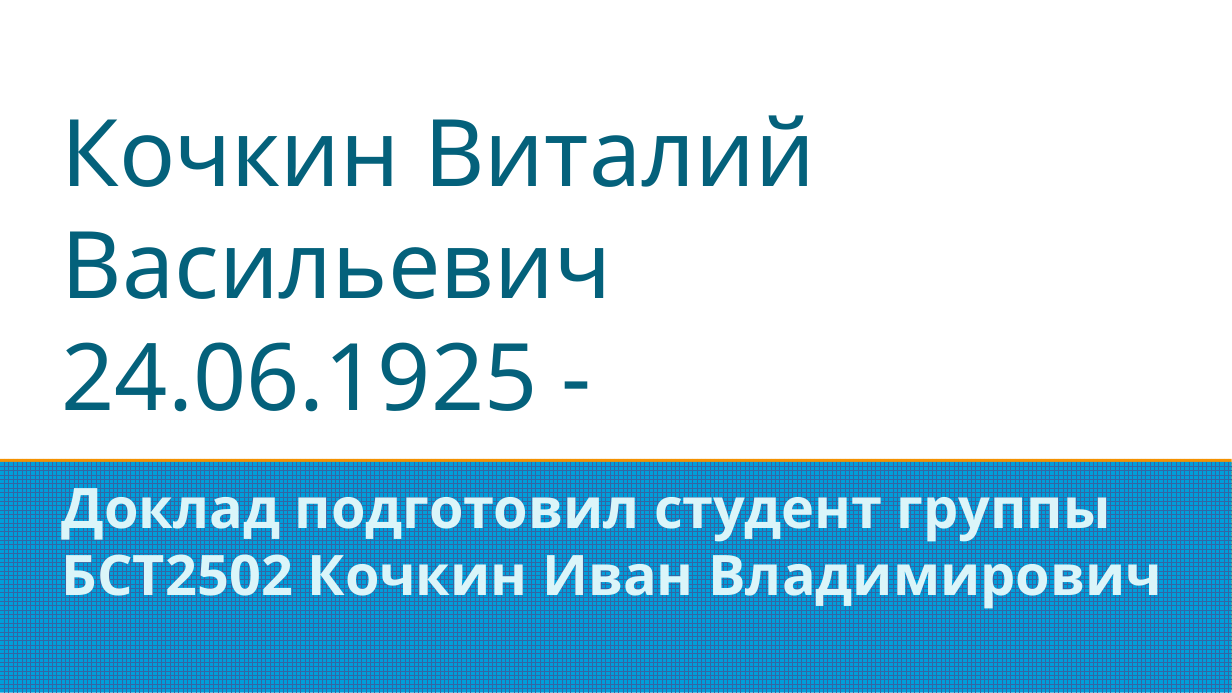
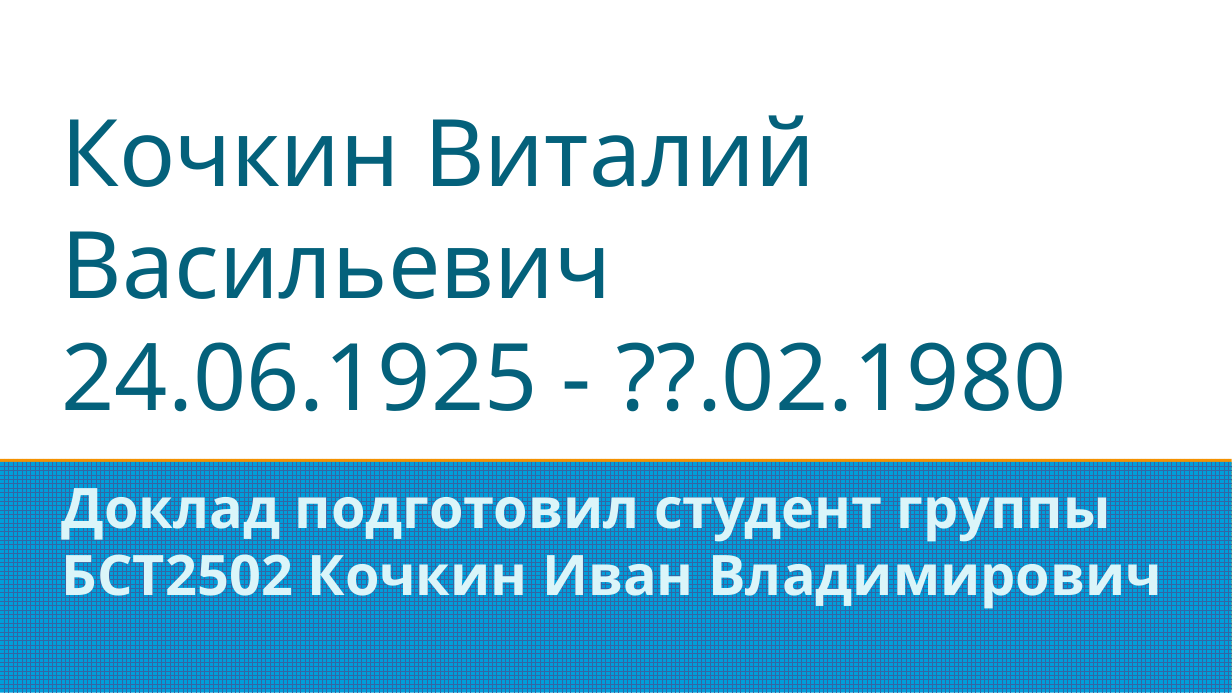
Before and after one commit to Astolfo-femboy-UwU/urban-octo-barnacle, a slide deck: slide 1 of Основы Российской Государственности/Кочкин Виталий Васильевич.pptx. Drawn at 1232x693 pixels with LibreOffice and Linux fonts; fonts in the diff are those of the drawing. Boxes give left, top, right and bottom in pixels: in the first picture for what was removed or moved away, otherwise in the second. Text is boxed around its words. In the diff, an @@ line names an element or a change of style, - is before the commit and + after.

Commit message:
Кочкин В. В

```diff
--- a/Основы Российской Государственности/Кочкин Виталий Васильевич.pptx
+++ b/Основы Российской Государственности/Кочкин Виталий Васильевич.pptx
@@ title at [62,115,1066,412]: text changed @@
-Кочкин Виталий Васильевич
-24.06.1925 -
+Кочкин Виталий Васильевич
+24.06.1925 - ??.02.1980
```
Also in this commit, not shown: 2 other slides changed, 1 slide added, 4 other files.
